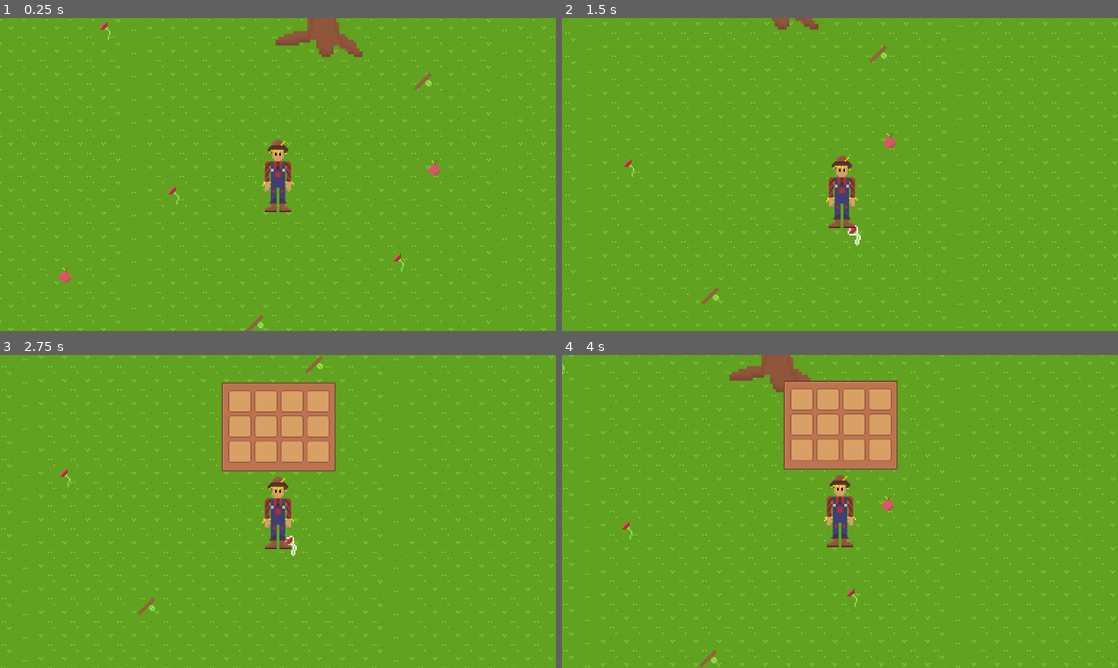
Above: before the commit, frames 1-4 (two rows, left to right).
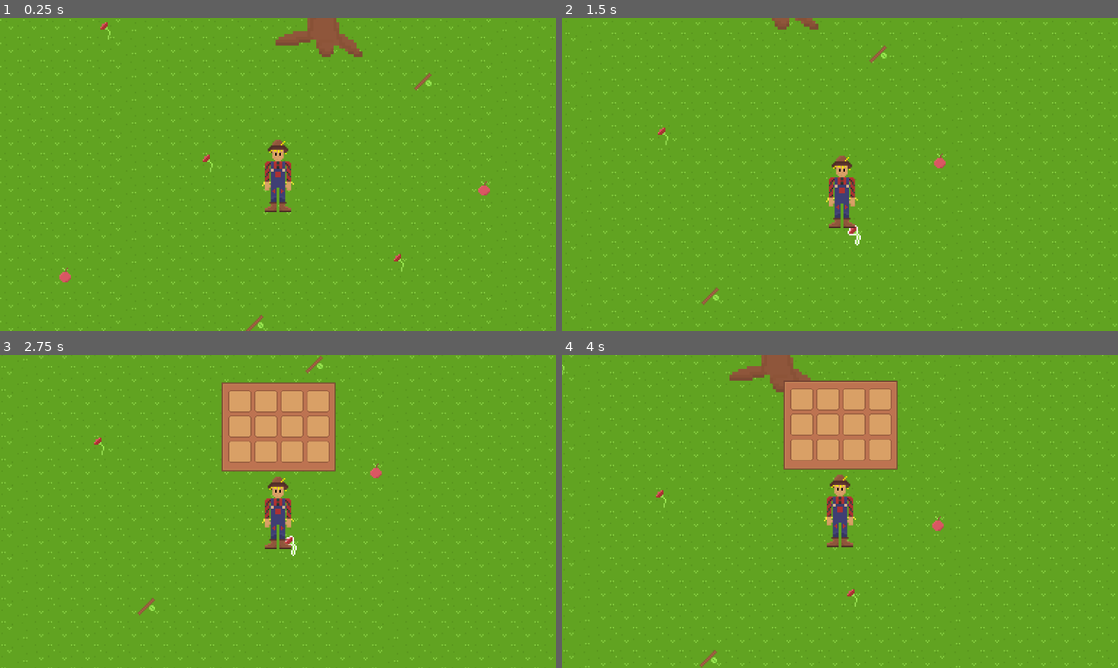
Above: after the commit, the same moments.

Repository: Untitled-Productions/Crow-Cook
Game: Godot game, scene res://test_room.tscn
Same seed, same stepped clock (60 frames per second), same inputs: the game is played once before the commit and once after it.
Inputs (mouse positions are in pixels of both pictures, inside the frame that each line leads up to):
- Up to frame 1 (0.25 s): no input
- Up to frame 2 (1.5 s): tap Enter (ui_accept) at 0.5, 0.77 s; hold Right (ui_right) 0.53-1.28 s; hold Down (ui_down) from 1.28 s (still down)
- Up to frame 3 (2.75 s): tap Enter (ui_accept) at 1.52 s; release Down (ui_down) at 2.03 s; hold Right (ui_right) from 2.03 s (still down)
- Up to frame 4 (4 s): release Right (ui_right) at 2.75 s; click (801, 401) at 2.77 s; tap Enter (ui_accept) at 3.5, 3.77 s; hold Up (ui_up) from 3.53 s (still down)

The runs differ from the first frame. In frame 1, 0.2% of the frame differs, in the area x 30-89%, y 43-60%; in frame 2, 0.2%, in the area x 11-69%, y 34-51%; in frame 3, 0.1%; in frame 4, 0.2%.

Commit message:
Update test_room.tscn

Diff:
--- a/test_room.tscn
+++ b/test_room.tscn
@@ -30,7 +30,7 @@
 tile_set = SubResource("TileSet_mhai3")
 
 [node name="Rose" parent="." instance=ExtResource("3_xfmnm")]
-position = Vector2(1039, 631)
+position = Vector2(1086, 587)
 
 [node name="Rose2" parent="." instance=ExtResource("3_xfmnm")]
 position = Vector2(1350, 724)
@@ -48,7 +48,7 @@
 position = Vector2(888, 741)
 
 [node name="apple2" parent="." instance=ExtResource("5_1oy3f")]
-position = Vector2(1398, 593)
+position = Vector2(1467, 621)
 
 [node name="environmentalObjects" type="Node2D" parent="."]
 y_sort_enabled = true
